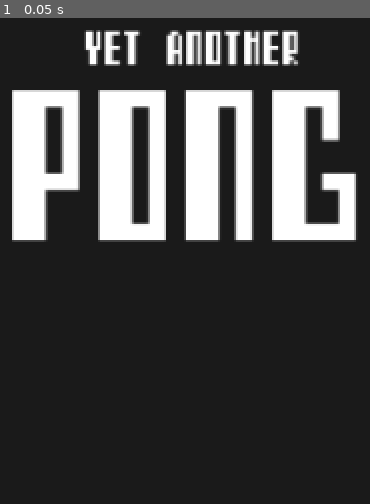
Above: before the commit, frame 1.
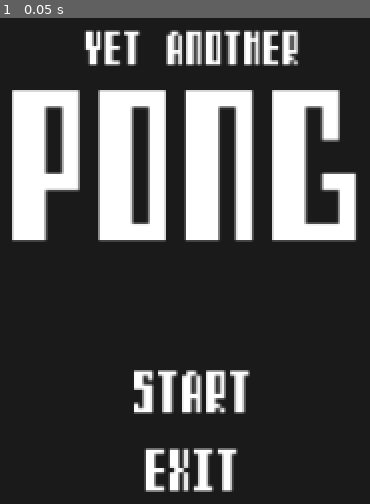
Above: after the commit, the same moment.

Repository: phss/godot-pong
Game: Godot game, scene res://src/title/title.tscn
Two runs of this game, one before a commit and one after it. Both use one fixed random seed, a clock stepped at 60 frames per second and the inputs below. This scene is started directly instead of the project's main scene.
Inputs:
- Up to frame 1 (0.05 s): no input

The runs differ from the first frame. In frame 1, 3.5% of the frame differs, in the area x 36-68%, y 72-98%.

Commit message:
Add start and exit options

Diff:
--- a/src/title/title.tscn
+++ b/src/title/title.tscn
@@ -38,3 +38,32 @@
 theme = ExtResource("2_117ge")
 theme_override_font_sizes/font_size = 180
 text = "PONG"
+
+[node name="Options" type="VBoxContainer" parent="UI"]
+anchors_preset = -1
+anchor_left = 0.5
+anchor_top = 0.6
+anchor_right = 0.5
+anchor_bottom = 0.7
+offset_left = -57.5
+offset_top = -37.5
+offset_right = 57.5
+offset_bottom = 37.5
+grow_horizontal = 2
+grow_vertical = 2
+
+[node name="Start" type="Label" parent="UI/Options"]
+layout_mode = 2
+theme = ExtResource("2_117ge")
+theme_override_font_sizes/font_size = 50
+text = "Start"
+horizontal_alignment = 1
+vertical_alignment = 1
+
+[node name="Exit" type="Label" parent="UI/Options"]
+layout_mode = 2
+theme = ExtResource("2_117ge")
+theme_override_font_sizes/font_size = 50
+text = "Exit"
+horizontal_alignment = 1
+vertical_alignment = 1
